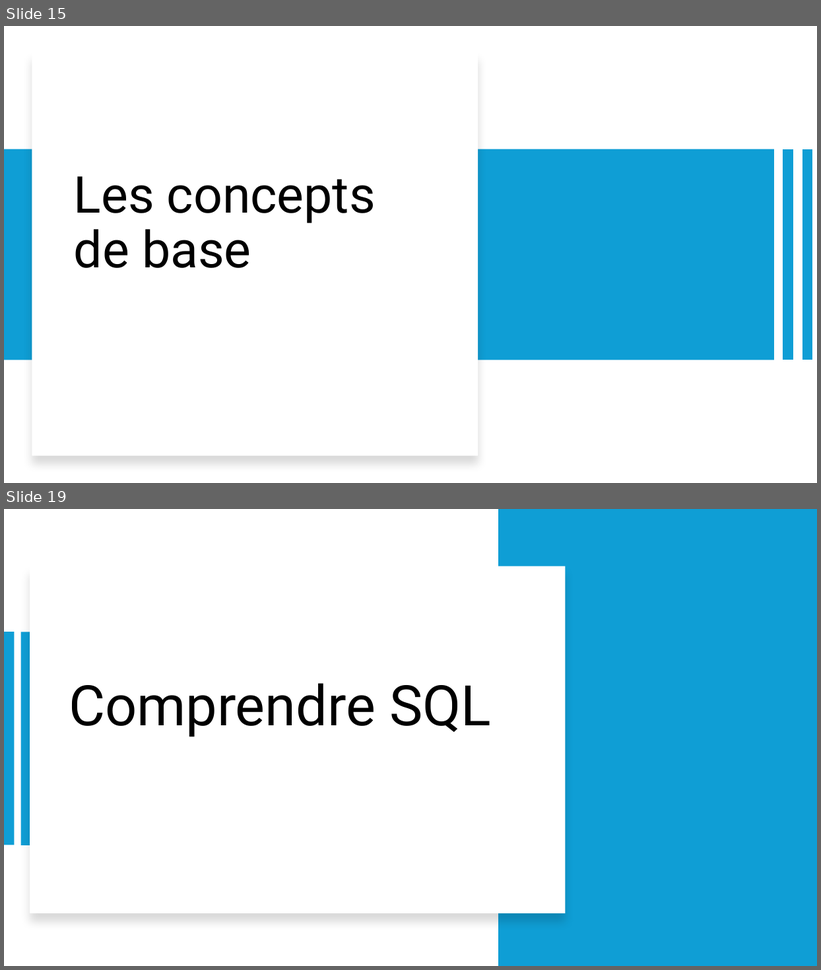
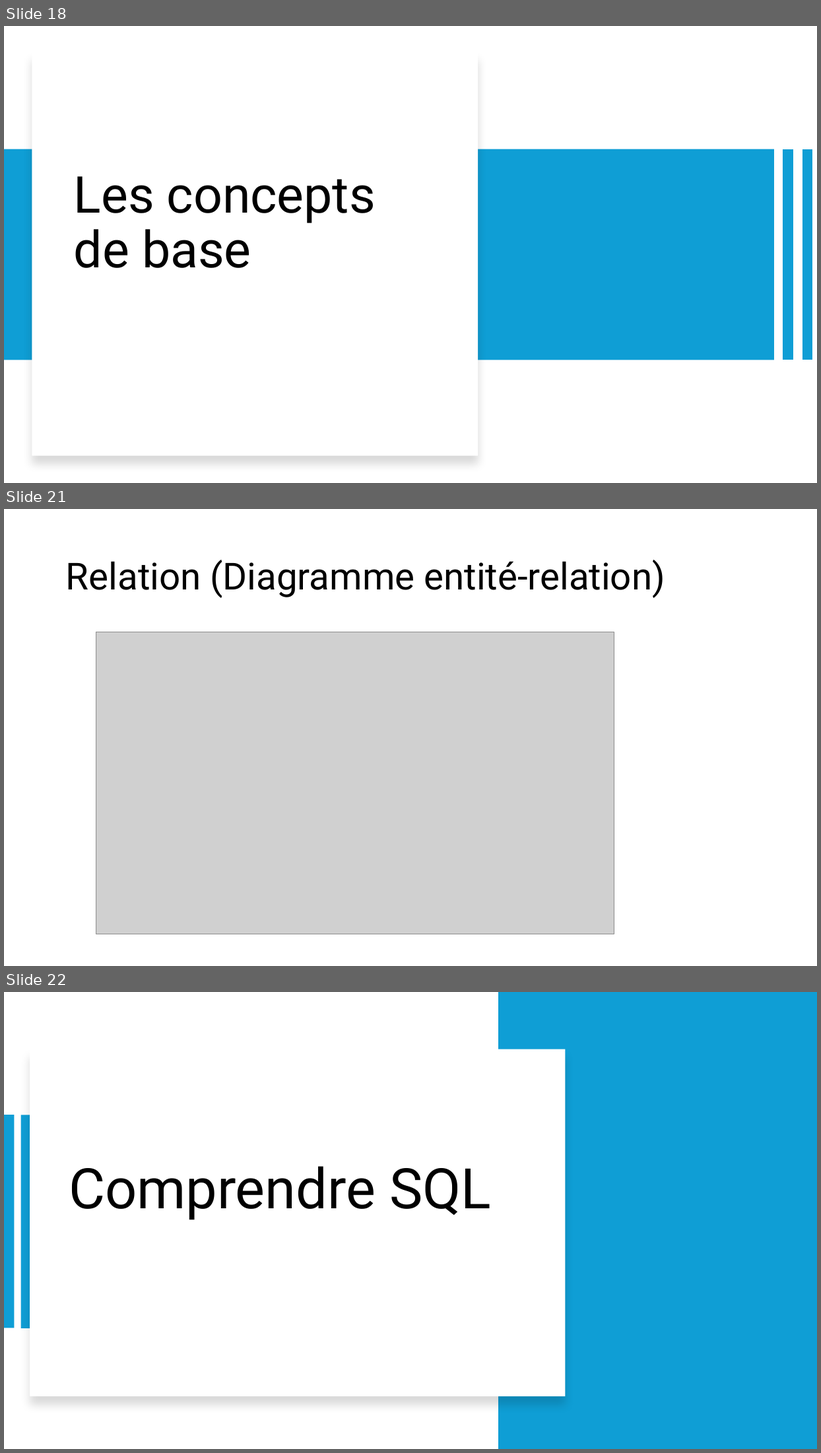
Before and after one commit to LeCoinStat/LeCoinStat, a slide deck: Bien_Debuter_SQL/Jour1/Bases_SQL_Guide_Pour_Bien_Démarrer.pptx. Shown one above the other, each under a label of ours: slides 15 and 19 before the commit, slides 18, 21 and 22 after it; the slides between them are not shown. The pictures are 821x970 and 821x1453 pixels, drawn with LibreOffice and Linux fonts; fonts in the diff are those of the drawing; grey boxes stand for pictures. Boxes give left, top, right and bottom in pixels: in the first picture for what was removed or moved away, otherwise in the second. Text is boxed around its words. In the diff, an @@ line names an element or a change of style, - is before the commit and + after.

```diff
--- a/Bien_Debuter_SQL/Jour1/Bases_SQL_Guide_Pour_Bien_Démarrer.pptx
+++ b/Bien_Debuter_SQL/Jour1/Bases_SQL_Guide_Pour_Bien_Démarrer.pptx
@@ slide 21 added at (x1=4, y1=509, x2=817, y2=966), background #FFFFFF @@
@@ title added at (x1=66, y1=560, x2=665, y2=598), 44 pt, text #000000 @@
+Relation (Diagramme entité-relation)
@@ picture added at (x1=96, y1=632, x2=614, y2=934) @@
@@ what was slide 15 is now slide 18 @@
@@ what was slide 19 is now slide 22 @@
```
Also in this commit, not shown: 12 slides changed, 6 other slides added, 1 slide removed, 1 other file.
